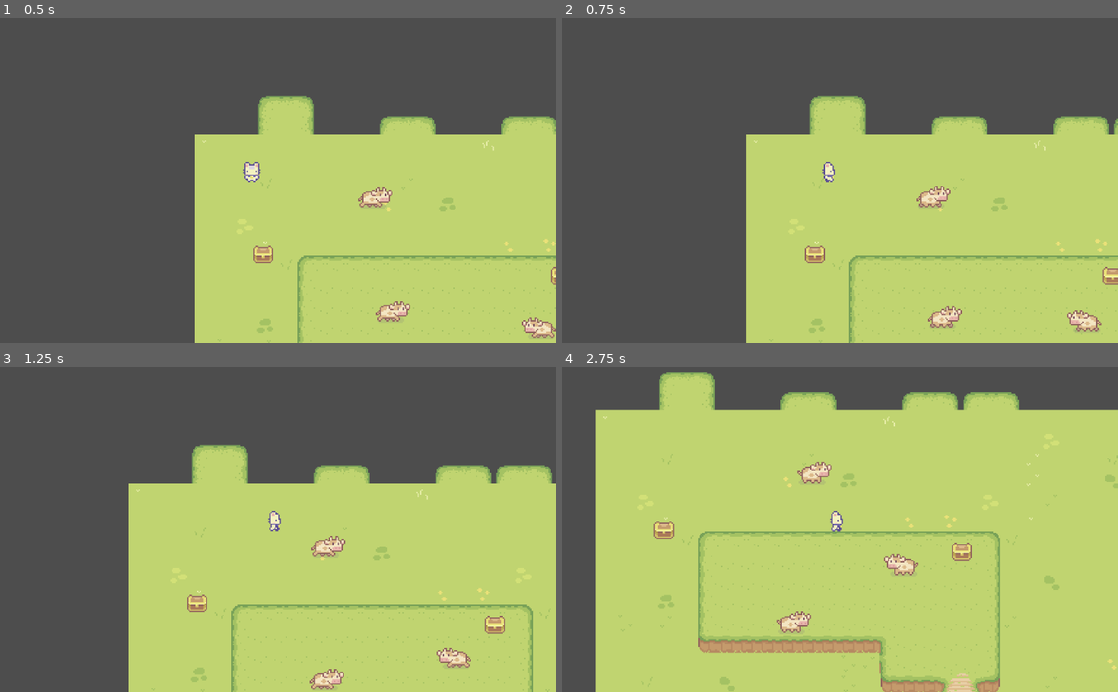
Above: before the commit, frames 1-4 (two rows, left to right).
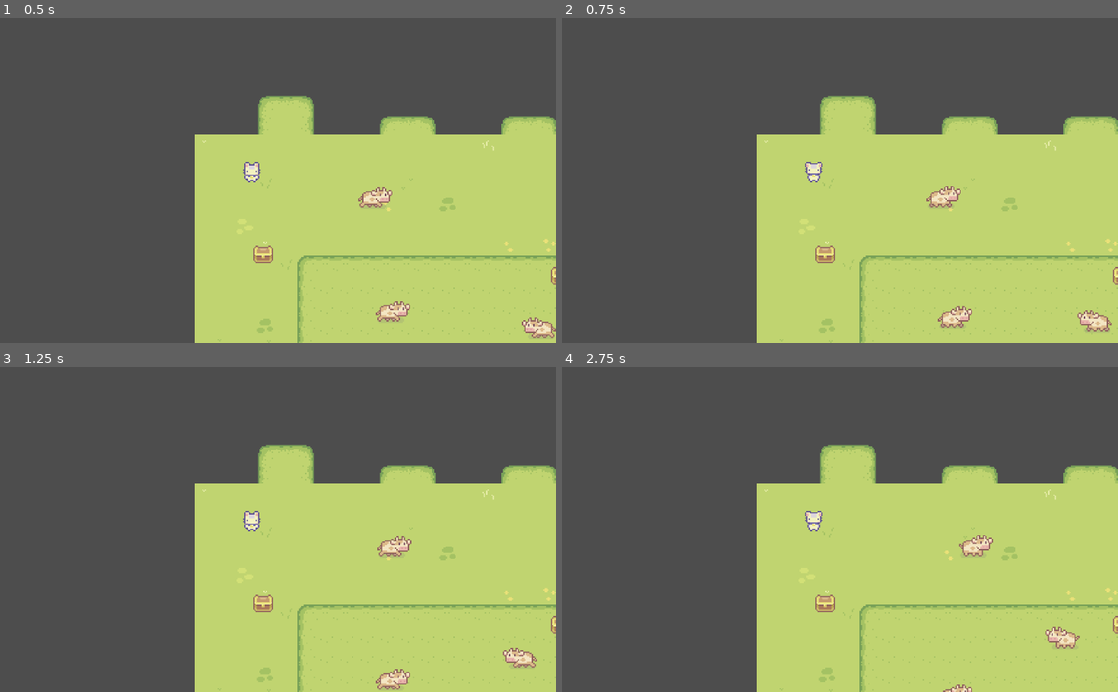
Above: after the commit, the same moments.

Repository: Kearskill/2d-topdown-game
Game: Godot game, scene res://Levels/game_level.tscn
The game is run twice, just before and just after one commit, with the same random seed, the same clock (stepped at 60 frames per second) and the same inputs.
Inputs:
- Up to frame 1 (0.5 s): no input
- Up to frame 2 (0.75 s): tap Enter (ui_accept) at 0.5, 0.6 s; hold Right (right) from 0.53 s (still down)
- Up to frame 3 (1.25 s): keep holding Right (right); tap Enter (ui_accept) at 0.77, 1.07 s
- Up to frame 4 (2.75 s): release Right (right) at 1.28 s; hold S (down) 1.28-2.03 s; tap Enter (ui_accept) at 1.35, 1.52, 1.82, 2.1 s; hold Right (right) from 2.03 s (still down)

Frame 1 is identical in both runs. In frame 2, 5.3% of the frame differs, in the area x 33-100%, y 23-100%; in frame 3, 16%; in frame 4, 47%, in the area x 6-100%, y 1-100%.
Error after the commit: Parse Error: Identifier "current_npc" not declared in the current scope. (res://Characters/player_cat.gd:33)

Commit message:
testing dialogues
dialogues kinda big

Diff:
--- a/Characters/cow.gd
+++ b/Characters/cow.gd
@@ -5,6 +5,7 @@
 @export var move_speed : float = 20
 @export var idle_time : float = 5
 @export var walk_time : float = 2
+@export var dialogue_key: String = "greet_farmer"
 
 @onready var animation_tree = $AnimationTree
 @onready var state_machine = animation_tree.get("parameters/playback")
@@ -49,3 +50,7 @@
 
 func _on_timer_timeout() -> void:
 	pick_new_state()
+
+func _on_body_entered(body):
+	# show 'Press E fker' hint
+	pass
--- a/Characters/player_cat.gd
+++ b/Characters/player_cat.gd
@@ -7,6 +7,7 @@
 
 @onready var animation_tree = $AnimationTree
 @onready var state_machine = animation_tree.get("parameters/playback")
+@onready var interact_area: Area2D = $InteractArea
 
 
 func _ready():
@@ -29,8 +30,8 @@
 	move_and_slide()
 
 	# If near NPC and player presses interact
-	#if Input.is_action_just_pressed("accept") and current_npc:
-		#DialogueManager.start_dialogue(current_npc.npc_id)
+	if Input.is_action_just_pressed("ui_accept") and current_npc:
+		DialogueManager.start_dialogue(current_npc.npc_id)
 
 	pick_new_state()
 
--- a/Characters/player_cat.tscn
+++ b/Characters/player_cat.tscn
@@ -238,6 +238,8 @@
 
 [node name="PlayerCat" type="CharacterBody2D"]
 script = ExtResource("1_u0lhy")
+move_speed = null
+starting_direction = null
 
 [node name="Sprite2D" type="Sprite2D" parent="."]
 texture = ExtResource("1_k8dsg")
@@ -259,3 +261,5 @@
 anim_player = NodePath("../AnimationPlayer")
 parameters/Idle/blend_position = Vector2(0.0063796043, 0.29103148)
 parameters/Walk/blend_position = Vector2(-0.2551834, 0.20224214)
+
+[node name="RayCast2D" type="RayCast2D" parent="."]
--- /dev/null
+++ b/Dialogues/UI/dialogue_manager.gd
@@ -0,0 +1,44 @@
+extends Node
+class_name DialogueManager
+
+@export var dialogues_path: String = "res://Dialogues/sample_dialogue.json"
+
+var dialogues: Dictionary = {}
+var ui: DialogueUI
+
+func _ready() -> void:
+	load_dialogues()
+	ui = get_tree().root.get_node("Root/DialogueUI") # adapt to your scene
+	if ui:
+		ui.node_action.connect(_on_node_action)
+
+func load_dialogues() -> void:
+	if FileAccess.file_exists(dialogues_path):
+		var f := FileAccess.open(dialogues_path, FileAccess.READ)
+		var data = JSON.parse_string(f.get_as_text())
+		f.close()
+		dialogues = data
+	else:
+		push_error("Dialogues file missing: %s" % dialogues_path)
+
+func play(dialogue_key: String, finished_callback: Callable = Callable()) -> void:
+	if not dialogues.has(dialogue_key):
+		push_warning("Dialogue not found: %s" % dialogue_key)
+		return
+	var nodes: Array = dialogues[dialogue_key]["nodes"]
+	get_tree().paused = true
+	ui.play_nodes(nodes, func():
+		get_tree().paused = false
+		if finished_callback.is_valid():
+			finished_callback.call()
+	)
+
+func _on_node_action(action_str: String) -> void:
+	var parts = action_str.split(":")
+	match parts[0]:
+		"start_quest":
+			print("Start quest: ", parts[1])
+		"give_item":
+			print("Give item: ", parts[1])
+		_:
+			print("Unknown action: ", action_str)
--- /dev/null
+++ b/Dialogues/UI/dialogue_ui.gd
@@ -0,0 +1,111 @@
+extends Control
+class_name DialogueUI
+
+@export var type_speed: float = 0.012
+
+signal dialogue_finished
+signal node_action(action_str: String)
+signal choice_selected(goto_id: String)
+
+var _is_typing := false
+var _skip_next := false
+
+@onready var portrait: TextureRect = $Panel/HBoxContainer/TextureRect
+@onready var speaker_label: Label = $Panel/HBoxContainer/VBoxContainer/SpeakerLabel
+@onready var text_label: RichTextLabel = $Panel/HBoxContainer/VBoxContainer/TextLabel
+@onready var choices_container: VBoxContainer = $Panel/HBoxContainer/VBoxContainer/ChoicesContainer
+
+func _ready() -> void:
+	visible = false
+	text_label.clear()
+
+# public entrypoint
+func play_nodes(nodes: Array, finished_callback: Callable = Callable()) -> void:
+	visible = true
+	await _play_sequence(nodes)
+	visible = false
+	dialogue_finished.emit()
+	if finished_callback.is_valid():
+		finished_callback.call()
+
+# sequence runner
+func _play_sequence(nodes: Array) -> void:
+	var idx := 0
+	while idx < nodes.size():
+		var node: Dictionary = nodes[idx]
+		await _show_node(node)
+
+		if node.has("action"):
+			node_action.emit(node["action"])
+
+		if node.has("choices"):
+			var choice_result: String = node.get("_choice_result", "")
+			if choice_result == "":
+				break
+			idx = nodes.find(nodes.filter(func(n): return n.get("id") == choice_result)[0])
+			continue
+		elif node.has("next") and node["next"] != null:
+			var id_next: String = node["next"]
+			var next_node = nodes.filter(func(n): return n.get("id") == id_next)
+			if next_node.size() > 0:
+				idx = nodes.find(next_node[0])
+				continue
+			else:
+				idx += 1
+		else:
+			idx += 1
+
+# show single node
+func _show_node(node: Dictionary) -> void:
+	# portrait
+	if node.has("portrait") and node["portrait"] != "":
+		portrait.texture = load(node["portrait"])
+		portrait.visible = true
+	else:
+		portrait.visible = false
+
+	speaker_label.text = node.get("speaker", "")
+	text_label.clear()
+
+	# typewriter
+	_is_typing = true
+	var full_text : String = node.get("text", "")
+	var buffer := ""
+	for c in full_text:
+		if _skip_next:
+			break
+		buffer += c
+		text_label.text = buffer
+		await get_tree().create_timer(type_speed).timeout
+	if _skip_next:
+		text_label.text = full_text
+		_skip_next = false
+	_is_typing = false
+
+	# choices
+	for child in choices_container.get_children():
+		child.queue_free()
+
+	if node.has("choices"):
+		for choice in node["choices"]:
+			var b := Button.new()
+			b.text = choice.get("text", "Choice")
+			choices_container.add_child(b)
+			b.pressed.connect(func():
+				node["_choice_result"] = choice.get("goto", "")
+				choices_container.queue_free() # clear choices
+				choice_selected.emit(node["_choice_result"])
+			)
+		var choice_made = await choice_selected
+	else:
+		await _wait_for_continue()
+
+# input wait
+func _wait_for_continue() -> void:
+	while true:
+		await get_tree().process_frame
+		if Input.is_action_just_pressed("ui_accept") or Input.is_action_just_pressed("click"):
+			if _is_typing:
+				_skip_next = true
+			else:
+				break
--- /dev/null
+++ b/Dialogues/UI/dialogue_ui.tscn
@@ -0,0 +1,36 @@
+[gd_scene load_steps=2 format=3 uid="uid://ba6r3q1lrddyc"]
+
+[ext_resource type="Script" uid="uid://dle4vfegxu1rv" path="res://Dialogues/UI/dialogue_ui.gd" id="1_q7puq"]
+
+[node name="DialogueUI" type="Control"]
+visible = false
+layout_mode = 3
+anchors_preset = 0
+offset_right = 40.0
+offset_bottom = 40.0
+script = ExtResource("1_q7puq")
+
+[node name="Panel" type="NinePatchRect" parent="."]
+layout_mode = 0
+offset_right = 40.0
+offset_bottom = 40.0
+
+[node name="HBoxContainer" type="HBoxContainer" parent="Panel"]
+layout_mode = 0
+offset_right = 40.0
+offset_bottom = 40.0
+
+[node name="Portrait" type="TextureRect" parent="Panel/HBoxContainer"]
+layout_mode = 2
+
+[node name="VBoxContainer" type="VBoxContainer" parent="Panel/HBoxContainer"]
+layout_mode = 2
+
+[node name="SpeakerLabel" type="Label" parent="Panel/HBoxContainer/VBoxContainer"]
+layout_mode = 2
+
+[node name="TextLabel" type="RichTextLabel" parent="Panel/HBoxContainer/VBoxContainer"]
+layout_mode = 2
+
+[node name="ChoicesContainer" type="VBoxContainer" parent="Panel/HBoxContainer/VBoxContainer"]
+layout_mode = 2
--- a/Dialogues/dialogue_manager.gd
+++ /dev/null
@@ -1,28 +0,0 @@
-extends Node
-
-var dialogue_data = {}
-var current_lines = []
-var current_index = 0
-
-var full_text = ""
-var visible_text = "" # what's typed so far
-var char_index = 0
-
-
-# need to add canvaslayer (ui layer)
-# inside, need RichTextLabel
-# add timer node
-
-# RichTextLabel is named DialogueLabel
-# Timer is named TypeTimer
-@onready var dialogue_label = $CanvasLayer/DialogueLabel
-@onready var type_timer = $CanvasLayer/TypeTimer
-
-func _ready():
-	# LOAD JSON
-	var file = FileAccess.open("res://Dialogues/sample_dialogue.json", FileAccess.READ)
-	if file:
-		dialogue_data = JSON.parse_string(file.get_as_text())
-		file.close()
-
-	type_timer.timeout.connect(_on_type_timer_timeout)
--- a/Dialogues/sample_dialogue.json
+++ b/Dialogues/sample_dialogue.json
@@ -1,12 +1,38 @@
 {
-	"chicken": [
-		"sybau twin",
-		"you are hella chopped",
-		"impale urself richard"
-	],
-	"cow": [
-		"pbqt",
-		"it meant please be quiet twin",
-		"six seven"
+  "greet_farmer": {
+	"nodes": [
+	  {
+		"id": "start",
+		"speaker": "Leah",
+		"portrait": "res://Assets/Portraits/guy_A_happy.png",
+		"text": "Oh! Hello there. I didn't expect visitors this early.",
+		"next": "ask_help"
+	  },
+	  {
+		"id": "ask_help",
+		"speaker": "Leah",
+		"portrait": "res://Assets/Portraits/guy_A_happy.png",
+		"text": "Do you want to help me collect some stones or just chat?",
+		"choices": [
+		  { "text": "Help collect stones", "goto": "help_yes" },
+		  { "text": "Just chat", "goto": "chat" }
+		]
+	  },
+	  {
+		"id": "help_yes",
+		"speaker": "Leah",
+		"portrait": "res://Assets/Portraits/guy_A_happy.png",
+		"text": "Amazing! I could use the company. Meet me by the stump.",
+		"next": null,
+		"action": "start_quest:stones"
+	  },
+	  {
+		"id": "chat",
+		"speaker": "Leah",
+		"portrait": "res://Assets/Portraits/guy_A_happy.png",
+		"text": "I love watching the light through the trees... sometimes I forget to eat.",
+		"next": null
+	  }
 	]
+  }
 }
--- a/project.godot
+++ b/project.godot
@@ -14,6 +14,10 @@
 run/main_scene="uid://dujmwh03xo5sx"
 config/features=PackedStringArray("4.5", "Mobile")
 config/icon="res://icon.svg"
+
+[autoload]
+
+dialogue_manager="*res://Dialogues/UI/dialogue_manager.gd"
 
 [display]
 
Binary file added: Assets/Portraits/guy_A_happy.png
Not shown, added: Assets/Portraits/guy_A_happy.png.import
Not shown, added: Dialogues/UI/dialogue_manager.gd.uid
Not shown, added: Dialogues/UI/dialogue_ui.gd.uid
Not shown, removed: Dialogues/dialogue_manager.gd.uid
